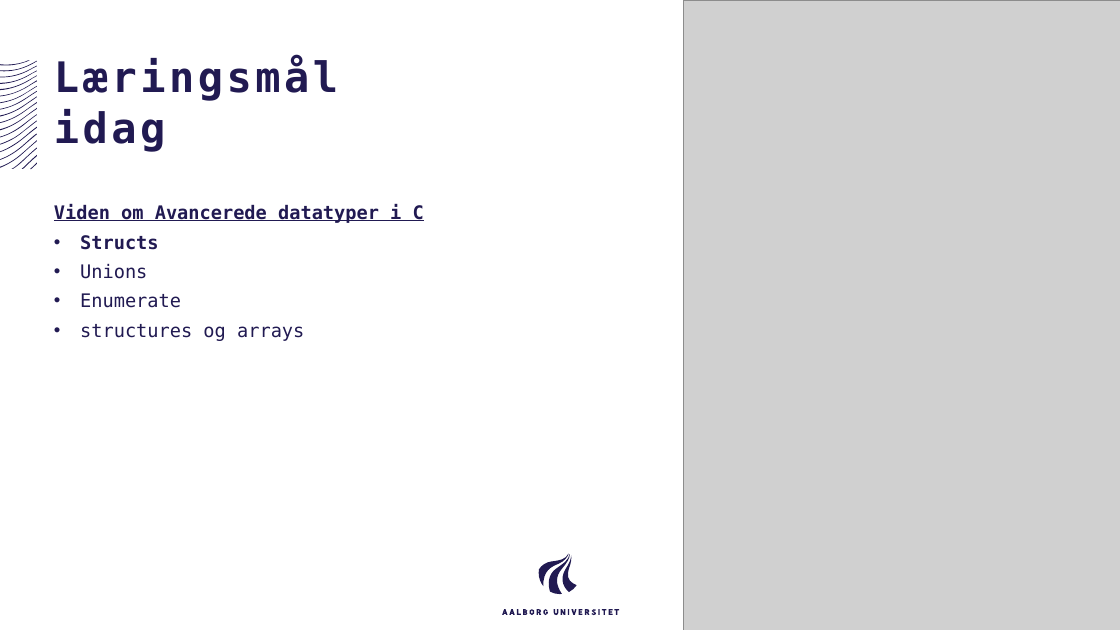
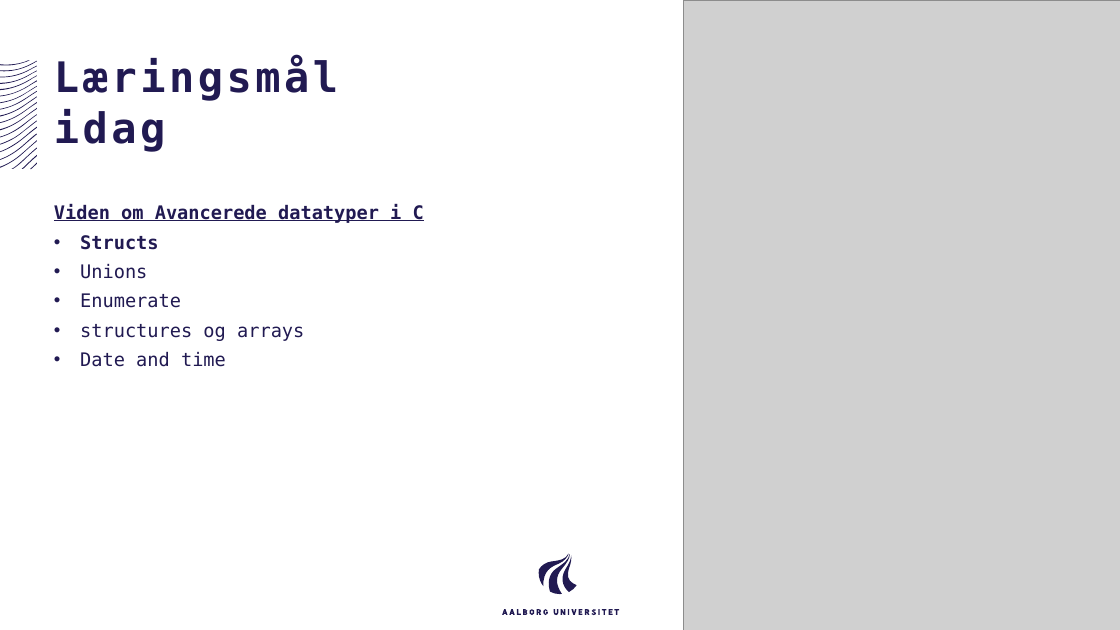
Before and after one commit to AAU-ST1-Programming/advanced_datatypes, a slide deck: slide 6 of advanced_datattypes.pptx (slide 5 before the commit). Drawn at 1120x630 pixels with LibreOffice and Linux fonts; fonts in the diff are those of the drawing; grey boxes stand for pictures. Boxes give left, top, right and bottom in pixels: in the first picture for what was removed or moved away, otherwise in the second. Text is boxed around its words. In the diff, an @@ line names an element or a change of style, - is before the commit and + after.

Commit message:
time and date correction!

```diff
--- a/advanced_datattypes.pptx
+++ b/advanced_datattypes.pptx
@@ text at (80, 352, 226, 367): paragraph added @@
+• Date and time
```
Also in this commit, not shown: 3 other slides changed, 2 slides added.
